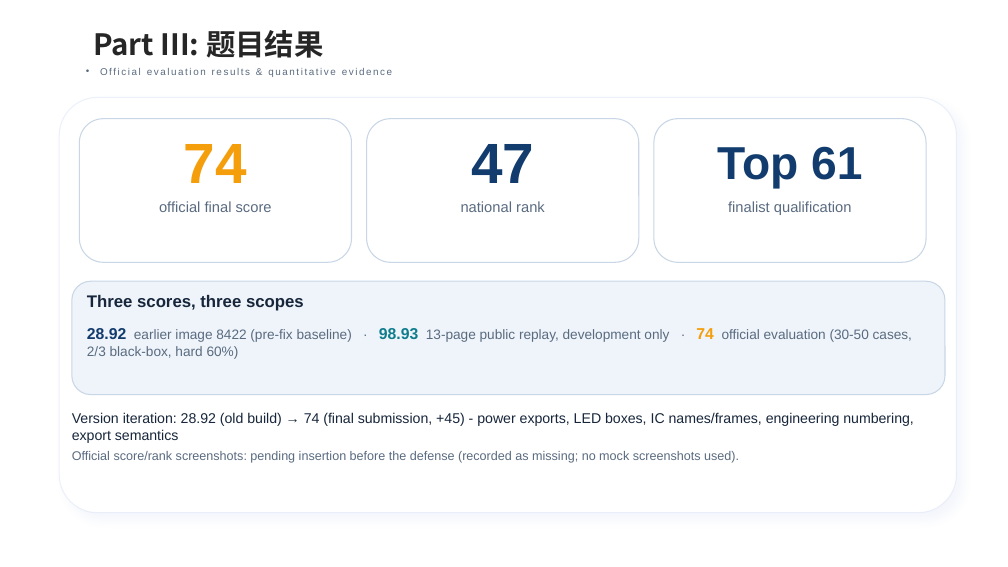
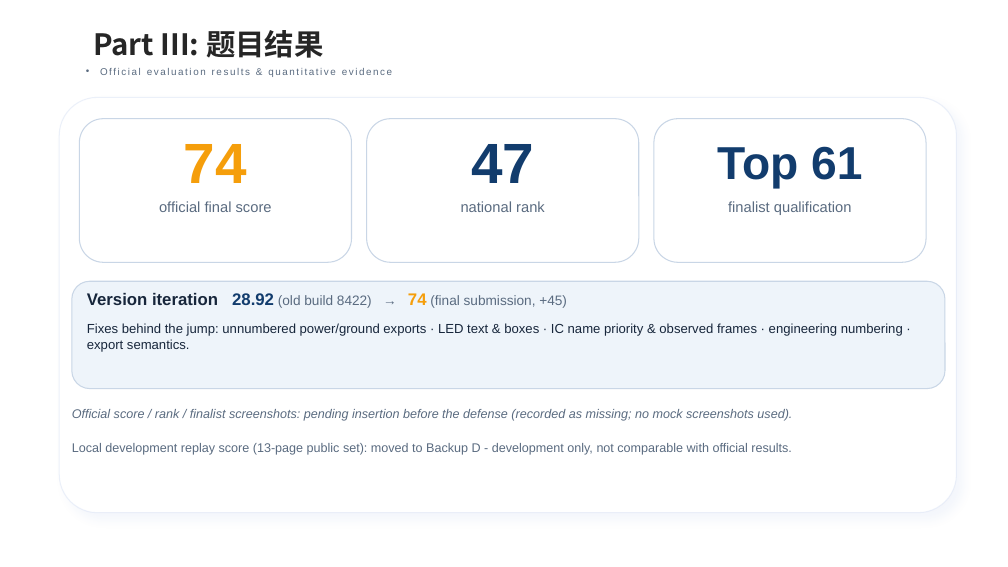
Before and after one commit to zc-cc1/pcb-schematic-parser, a slide deck: slide 9 of docs/eda_final_defense/slides/EDA精英挑战赛_决赛答辩_官方模板版.pptx. Drawn at 1008x567 pixels with LibreOffice and Linux fonts; fonts in the diff are those of the drawing; background and template pictures are left out. Boxes give left, top, right and bottom in pixels: in the first picture for what was removed or moved away, otherwise in the second. Text is boxed around its words. In the diff, an @@ line names an element or a change of style, - is before the commit and + after.

```diff
--- a/docs/eda_final_defense/slides/EDA精英挑战赛_决赛答辩_官方模板版.pptx
+++ b/docs/eda_final_defense/slides/EDA精英挑战赛_决赛答辩_官方模板版.pptx
@@ rounded rectangle: place and size @@
-rounded rectangle at (72, 281, 945, 395)
+rounded rectangle at (72, 281, 945, 389)
@@ text at (87, 293, 567, 308): text changed; size 16 to 13 pt; text colour #17263B to #5A6B80; bold off @@
-Three scores, three scopes
+Version iteration 28.92 (old build 8422) → 74 (final submission, +45)
@@ text at (87, 323, 903, 352): text changed; size 13 to 12.5 pt; text colour #5A6B80 to #17263B @@
-28.92 earlier image 8422 (pre-fix baseline) · 98.93 13-page public replay, development only · 74 official evaluation (30-50 cases, 2/3 black-box, hard 60%)
+Fixes behind the jump: unnumbered power/ground exports · LED text & boxes · IC name priority & observed frames · engineering numbering · export semantics.
@@ text at (72, 409, 792, 421): text changed; italic on @@
-Official score/rank screenshots: pending insertion before the defense (recorded as missing; no mock screenshots used).
+Official score / rank / finalist screenshots: pending insertion before the defense (recorded as missing; no mock screenshots used).
@@ text removed at (72, 412, 914, 443) @@
-Version iteration: 28.92 (old build) → 74 (final submission, +45) - power exports, LED boxes, IC names/frames, engineering numbering, export semantics
@@ text added at (72, 443, 792, 455), 12 pt, text #5A6B80 @@
+Local development replay score (13-page public set): moved to Backup D - development only, not comparable with official results.
```
Also in this commit, not shown: 15 other slides changed, 23 other files.
